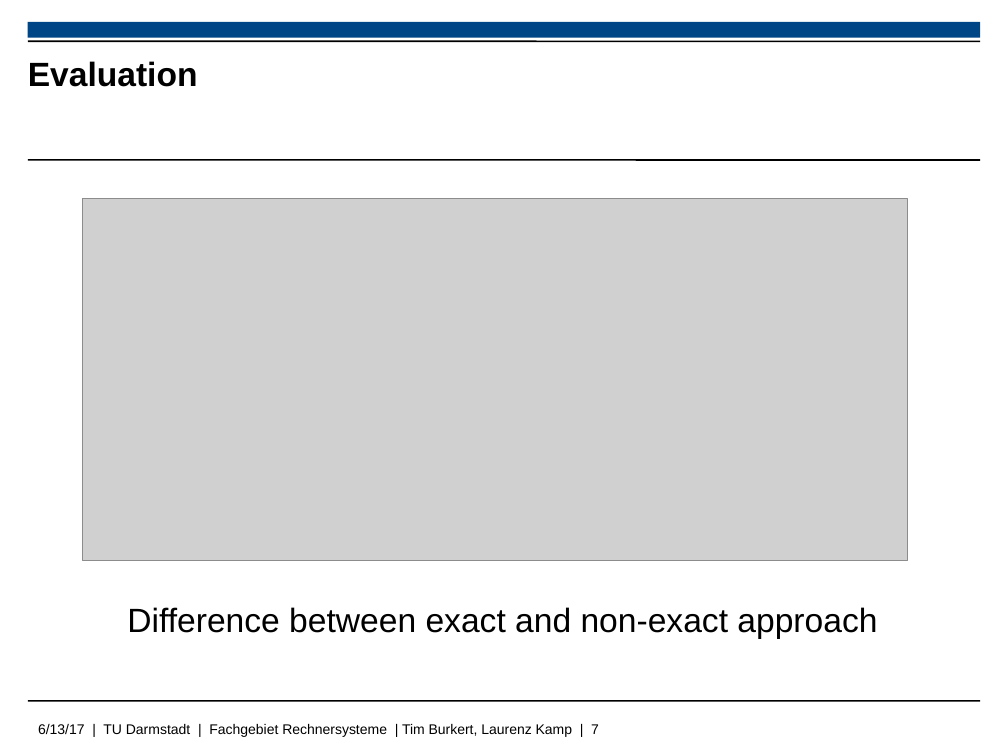
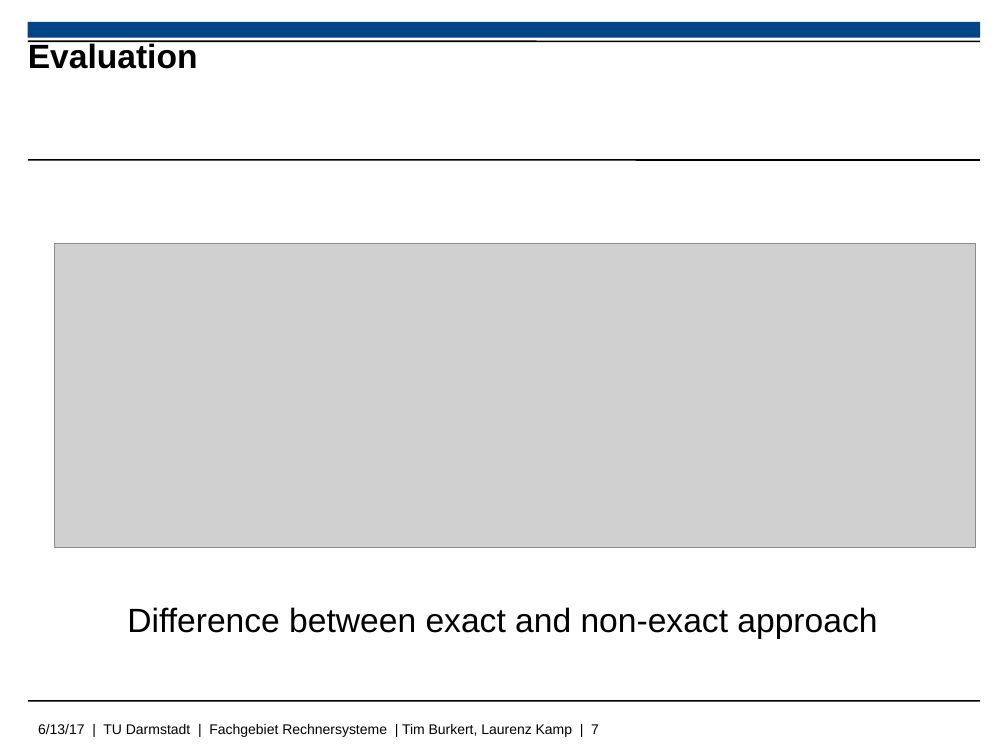
Before and after one commit to Gehhilfe/ll-state-encoding, a slide deck: slide 7 of doc/slides.odp. Drawn at 1008x756 pixels with LibreOffice and Linux fonts; fonts in the diff are those of the drawing; grey boxes stand for pictures; background and template pictures are left out. Boxes give left, top, right and bottom in pixels: in the first picture for what was removed or moved away, otherwise in the second. Text is boxed around its words. In the diff, an @@ line names an element or a change of style, - is before the commit and + after.

Commit message:
Updated slides

```diff
--- a/doc/slides.odp
+++ b/doc/slides.odp
@@ title "Evaluation": place and size @@
-title "Evaluation" at (28,61,198,87)
+title "Evaluation" at (28,41,198,69)
@@ picture: place and size @@
-picture at (83,199,907,560)
+picture at (54,243,976,547)
```
Also in this commit, not shown: 2 other slides changed.
